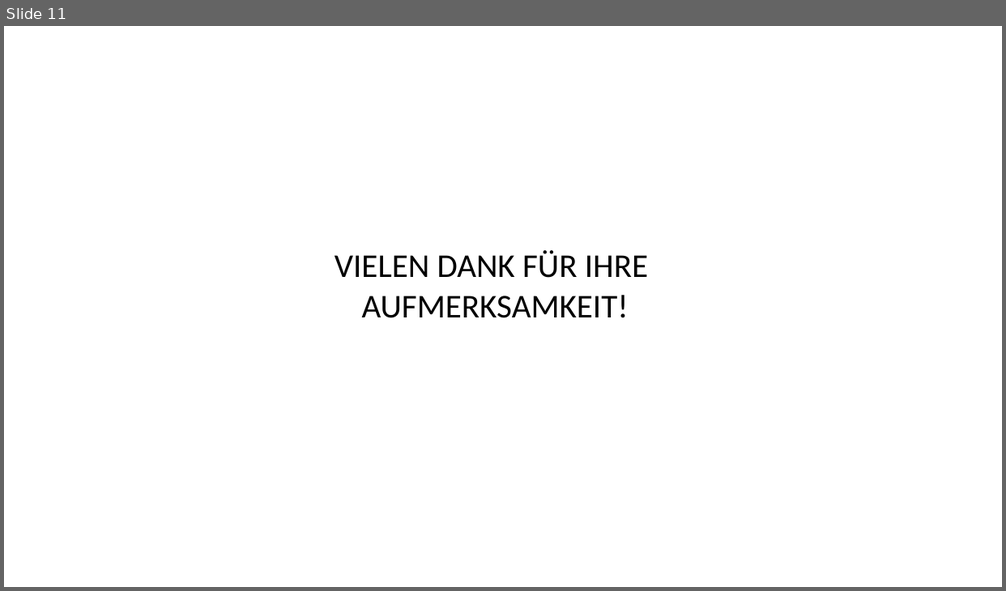
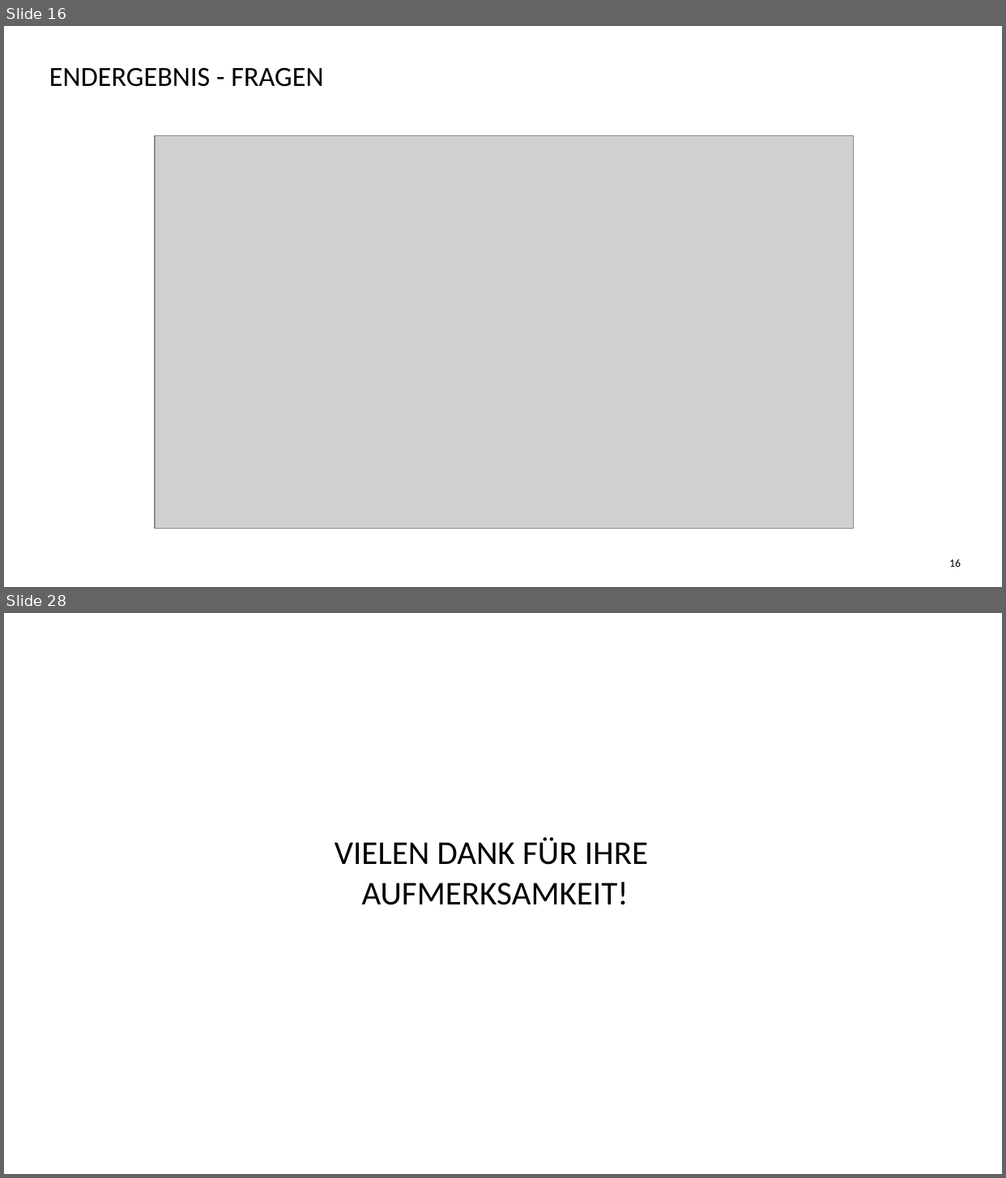
Before and after one commit to Elinuschka/H-DSkript, a slide deck: Candidate Accessment System.pptx. Shown one above the other, each under a label of ours: slide 11 before the commit, slides 16 and 28 after it; the slides between them are not shown. The pictures are 1006x591 and 1006x1178 pixels, drawn with LibreOffice and Linux fonts; fonts in the diff are those of the drawing; grey boxes stand for pictures; background and template pictures are left out. Boxes give left, top, right and bottom in pixels: in the first picture for what was removed or moved away, otherwise in the second. Text is boxed around its words. In the diff, an @@ line names an element or a change of style, - is before the commit and + after.

```diff
--- a/Candidate Accessment System.pptx
+++ b/Candidate Accessment System.pptx
@@ slide 16 added at box(4, 26, 1002, 587), background #FFFFFF @@
@@ title added at box(49, 67, 323, 87), 20 pt, text #000000 @@
+ENDERGEBNIS - FRAGEN
@@ picture added at box(155, 136, 853, 529) @@
@@ page number added at box(949, 559, 961, 567), 8 pt, text #000000 @@
+16
@@ what was slide 11 is now slide 28 @@
```
Also in this commit, not shown: 2 slides changed, 23 other slides added, 7 slides removed.
